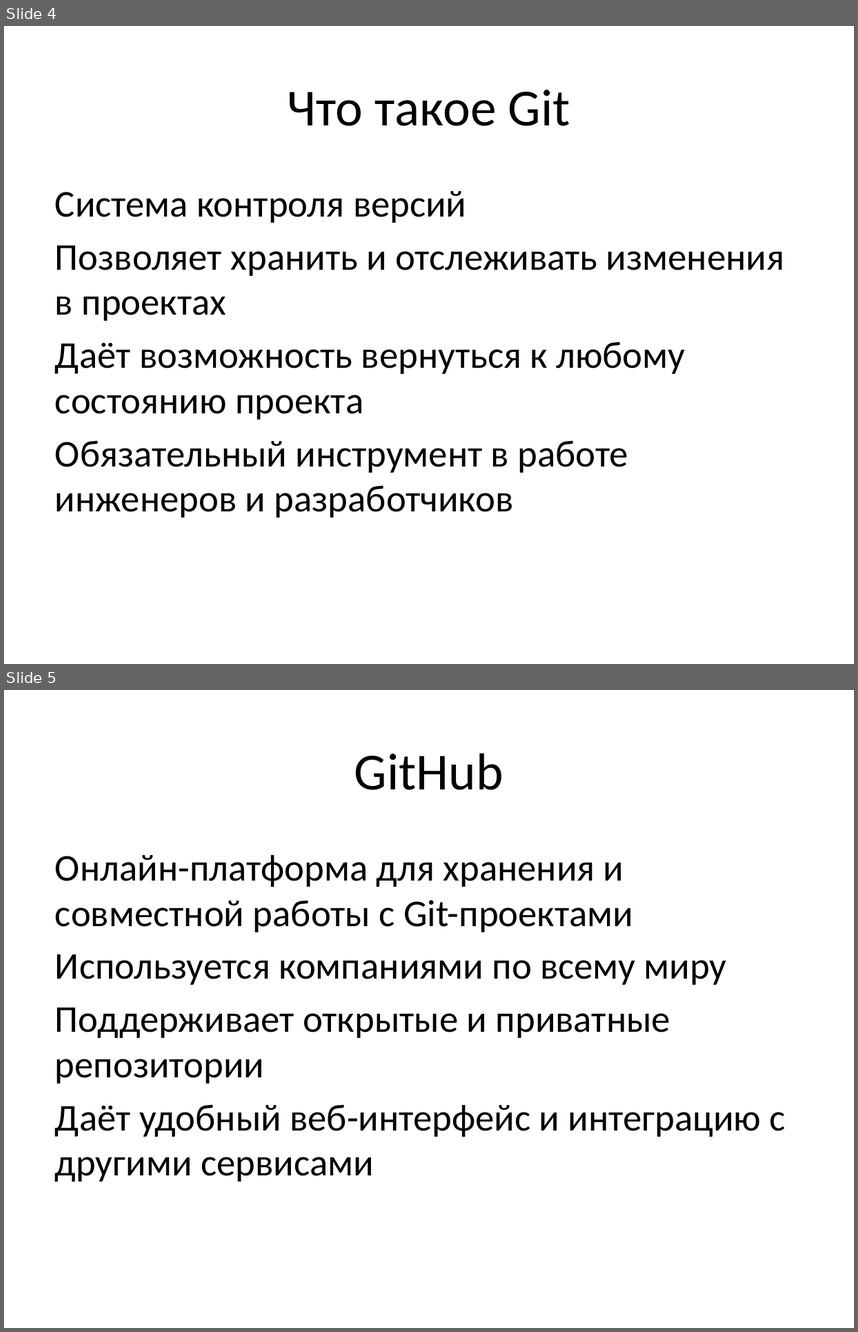
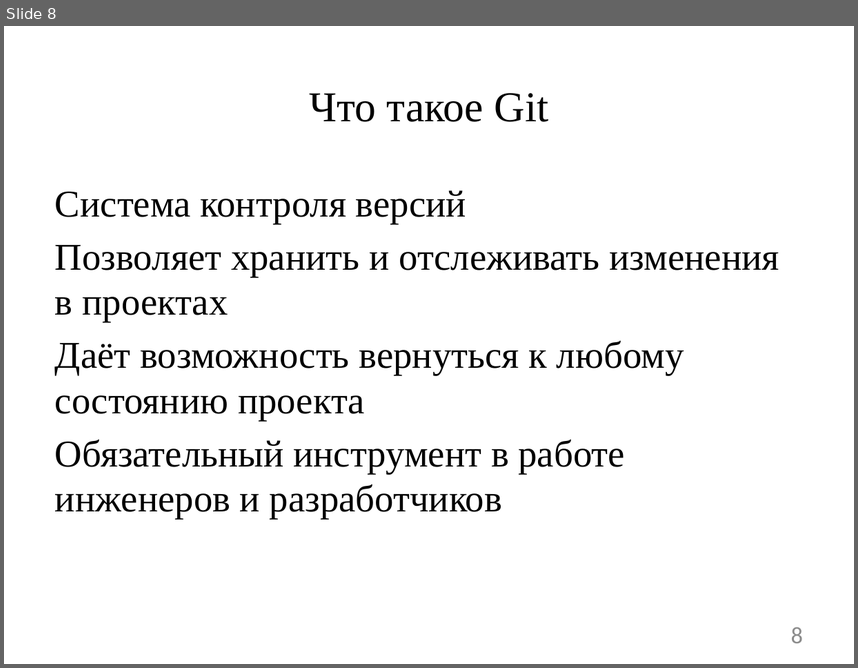
Before and after one commit to DaniilTropin11/IT-Support-Labs, a slide deck: lectures/Первая_лекция_GitHub_Classroom.pptx. Shown one above the other, each under a label of ours: slides 4 and 5 before the commit, slide 8 after it. The pictures are 858x1332 and 858x668 pixels, drawn with LibreOffice and Linux fonts; fonts in the diff are those of the drawing. Boxes give left, top, right and bottom in pixels: in the first picture for what was removed or moved away, otherwise in the second. Text is boxed around its words. In the diff, an @@ line names an element or a change of style, - is before the commit and + after.

Commit message:
Лабораторная работа №0
*Основы Git и командной работы

```diff
--- a/lectures/Первая_лекция_GitHub_Classroom.pptx
+++ b/lectures/Первая_лекция_GitHub_Classroom.pptx
@@ slide 5 removed at box(4, 690, 854, 1328), background #FFFFFF @@
@@ title removed at box(355, 753, 504, 790) @@
-GitHub
@@ text removed at box(55, 855, 786, 1181) @@
-Онлайн-платформа для хранения и совместной работы с Git-проектами
-Используется компаниями по всему миру
-Поддерживает открытые и приватные репозитории
-Даёт удобный веб-интерфейс и интеграцию с другими сервисами
@@ what was slide 4 is now slide 8 @@
@@ slide 8 changed as well @@
@@ title "Что такое Git" at box(309, 93, 549, 122): size 44 to 36 pt, font Calibri to Times New Roman @@
@@ text "Система контроля версий" at box(55, 190, 779, 519): font Calibri to Times New Roman @@
@@ page number added at box(791, 626, 803, 643), 20 pt, text #8C8C8C @@
+8
```
Also in this commit, not shown: 6 other slides changed, 5 slides added, 3 other slides removed.
